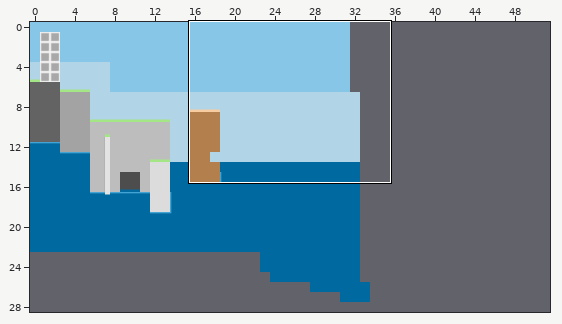
Two versions of a level (Tiled map, Assets/Tilemaps/map.tmx). The first picture is a wide view before the edit; the outline marks the close-up.
Close-up. Before the edit:
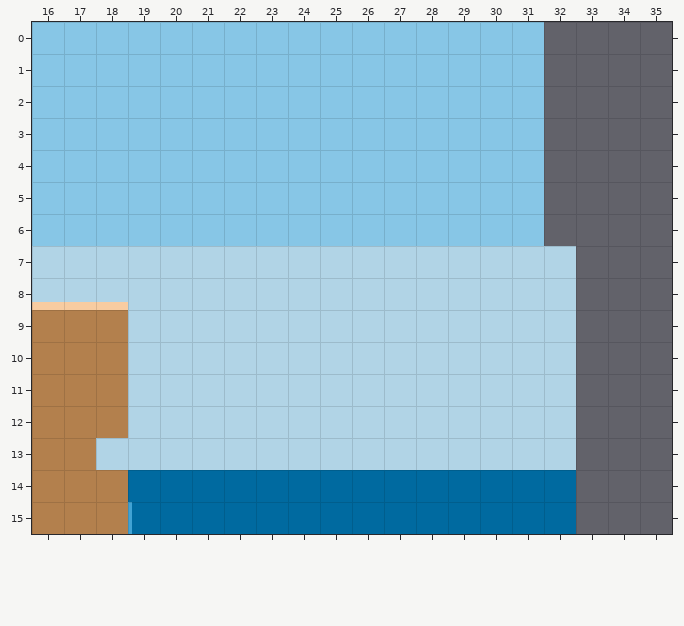
Cells are 32x32 px. Shown: x 16..35, y 0..15. The commit also changed other parts of the map, which this record leaves out. The old version is drawn lined up with the new one.
And afterwards:
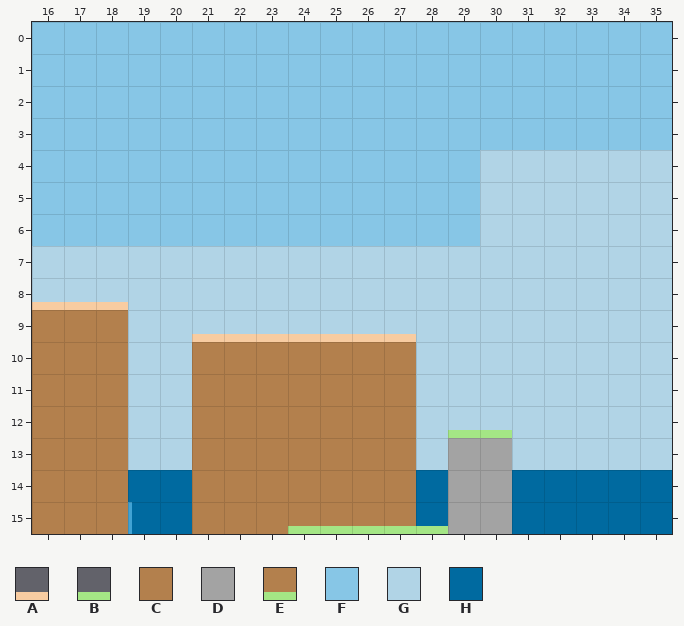
Key: from "tilez_0000_Layer-5": A 21, B 30, C 34, D 47, E 49; from "waterair": F 0, G 83, H 121.
_ is an empty cell, . an unchanged one.
From old to new:
map size 100x100 -> 500x64 cells
--- layer "bg"
@@ x 30..35 @@
- 0 ..____
- 1 ..____
- 2 ..____
- 3 ..____
- 4 FF____
- 5 FF____
- 6 FF____
- 7 ...___
- 8 ...___
- 9 ...___
-10 ...___
-11 ...___
-12 ...___
-13 ...___
-14 ...___
-15 ...___
+ 0 ..FFFF
+ 1 ..FFFF
+ 2 ..FFFF
+ 3 ..FFFF
+ 4 GGGGGG
+ 5 GGGGGG
+ 6 GGGGGG
+ 7 ...GGG
+ 8 ...GGG
+ 9 ...GGG
+10 ...GGG
+11 ...GGG
+12 ...GGG
+13 ...GGG
+14 ...HHH
+15 ...HHH
--- layer "Tile Layer 1"
@@ x 18..30 @@
- 9 ..._______...
-10 ..._______...
-11 ..._______...
-12 ..._______.__
-13 _.._______.__
-14 ..._______.__
-15 ...__________
+ 9 ...AAAAAAA...
+10 ...CCCCCCC...
+11 ...CCCCCCC...
+12 ...CCCCCCC.BB
+13 C..CCCCCCC.DD
+14 ...CCCCCCC.DD
+15 ...CCCEEEEBDD
Boxes around the changes in both close-ups, in picture pixels (x1, y1, x2, y2):
changed: (192, 22, 672, 534)
added: (96, 438, 128, 470)
